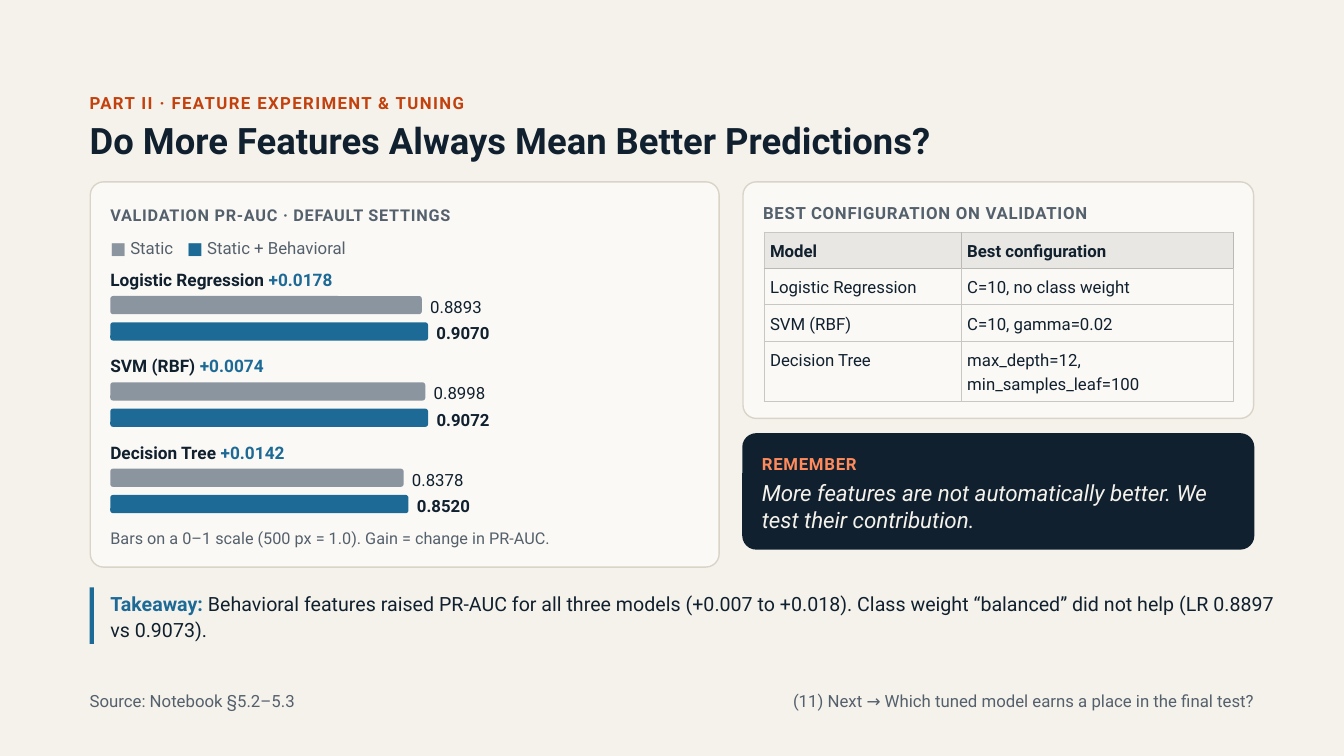
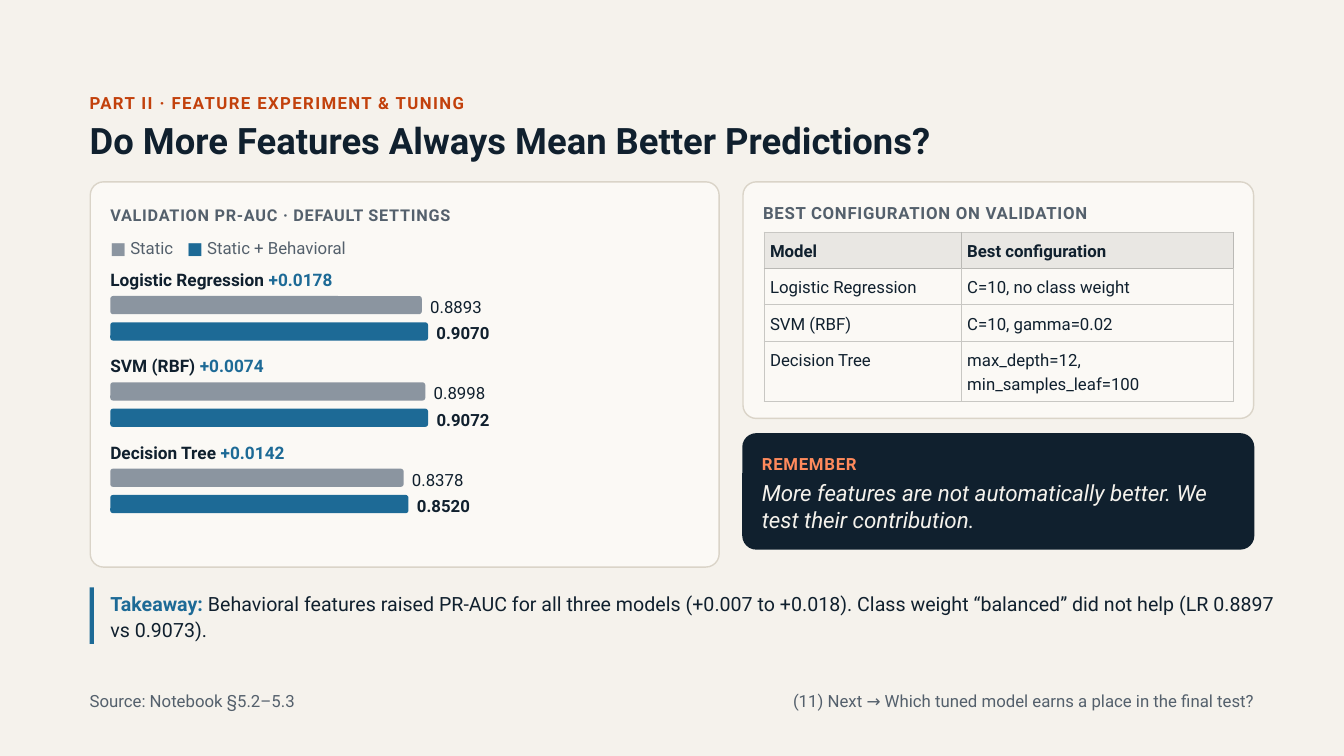
Before and after one commit to DakFu2k6/DS66A_Group_07, a slide deck: slide 11 of Fraud_Detection.pptx. Drawn at 1344x756 pixels with LibreOffice and Linux fonts; fonts in the diff are those of the drawing. Boxes give left, top, right and bottom in pixels: in the first picture for what was removed or moved away, otherwise in the second. Text is boxed around its words. In the diff, an @@ line names an element or a change of style, - is before the commit and + after.

```diff
--- a/Fraud_Detection.pptx
+++ b/Fraud_Detection.pptx
@@ text removed at bbox=[110, 531, 550, 548] @@
-Bars on a 0–1 scale (500 px = 1.0). Gain = change in PR-AUC.
```
Also in this commit, not shown: 2 other slides changed, 2 other files.
